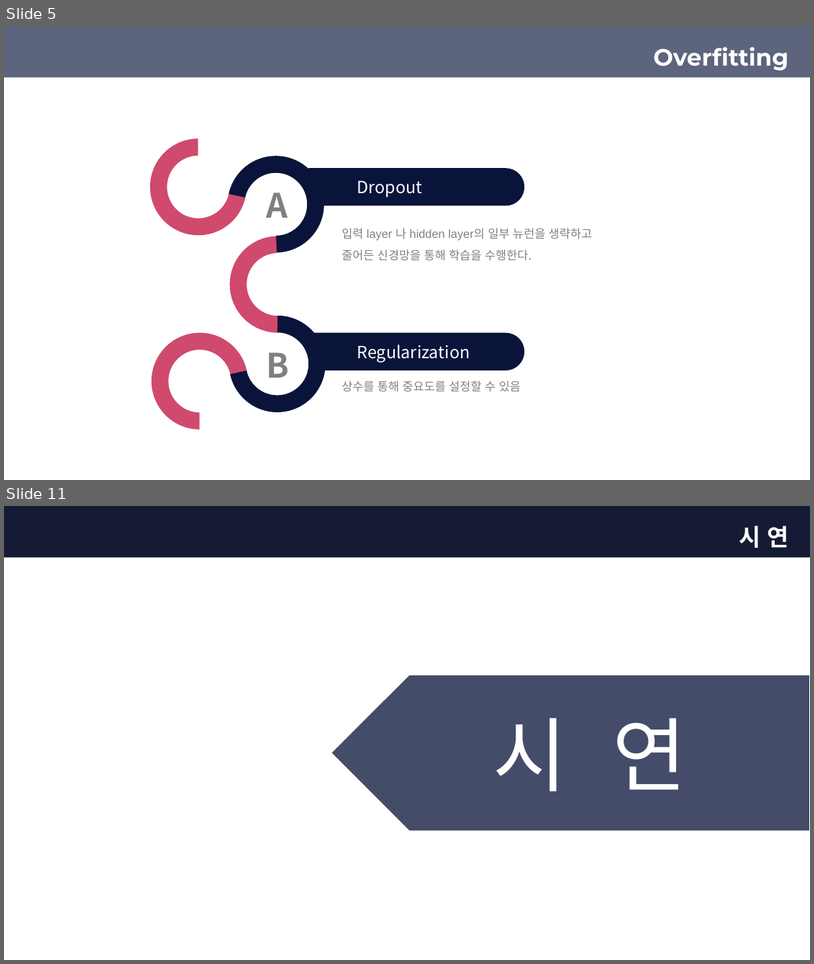
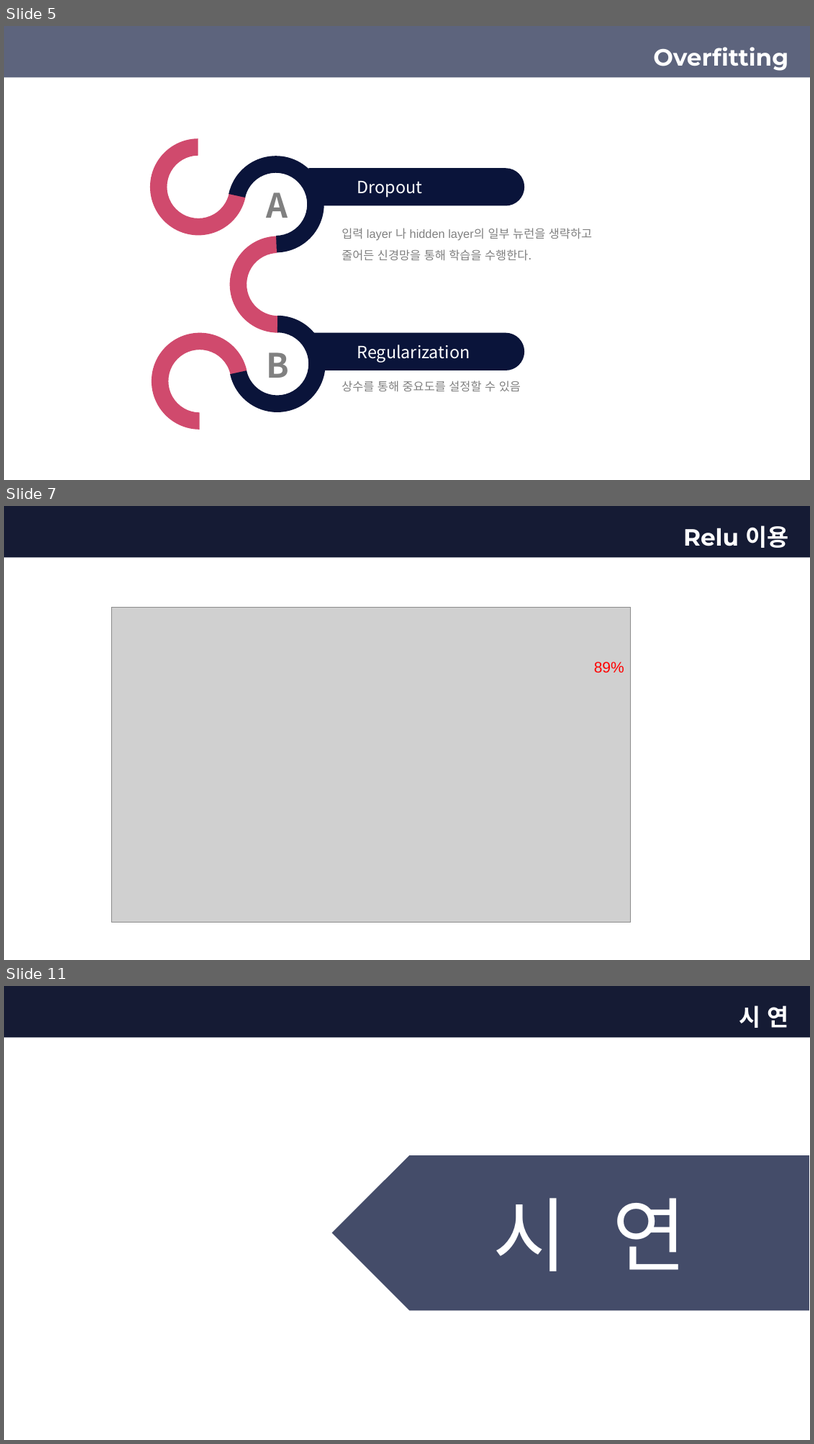
Before and after one commit to devGW/MNIST, a slide deck: ppt/인공지능 MNIST 발표(정건우).pptx. Shown one above the other, each under a label of ours: slides 5 and 11 before the commit, slides 5, 7 and 11 after it; the slides between them are not shown. The pictures are 814x964 and 814x1444 pixels, drawn with LibreOffice and Linux fonts; fonts in the diff are those of the drawing; grey boxes stand for pictures; background and template pictures are left out; a plain dark background stands for a picture behind light text. Boxes give left, top, right and bottom in pixels: in the first picture for what was removed or moved away, otherwise in the second. Text is boxed around its words. In the diff, an @@ line names an element or a change of style, - is before the commit and + after.

Commit message:
refactor : 정확도 상승
Mnist 정확도 올라가는 과정을 나타내는 그래프 ( tensorboard 이용 )
Tensorboard log file작성

```diff
--- a/ppt/인공지능 MNIST 발표(정건우).pptx
+++ b/ppt/인공지능 MNIST 발표(정건우).pptx
@@ slide 7 added at (4, 506, 810, 960), background picture (left out); not listed: 2 template elements that a slide beside it also shows @@
@@ title added at (684, 525, 789, 548), 28 pt, text #FFFFFF, bold @@
+Relu 이용
@@ picture added at (111, 607, 630, 921) @@
@@ text added at (594, 662, 625, 672), 18 pt, text #FF0000 @@
+89%
```
Also in this commit, not shown: 3 slides changed, 3 other slides added, 4 slides removed, 16 other files.
